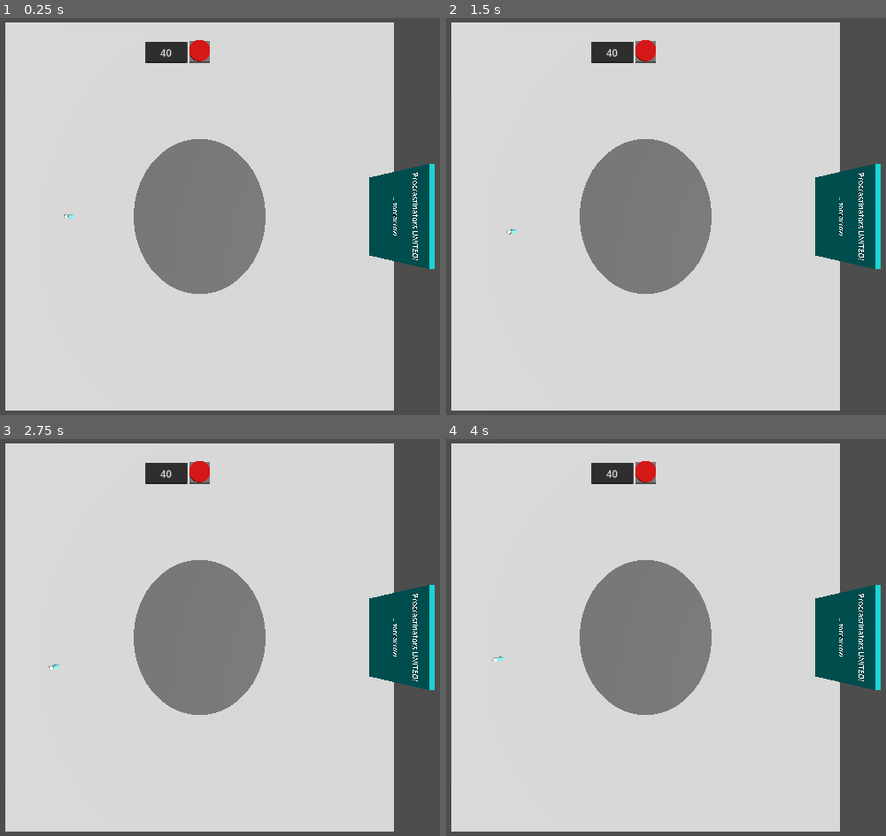
Above: before the commit, frames 1-4 (two rows, left to right).
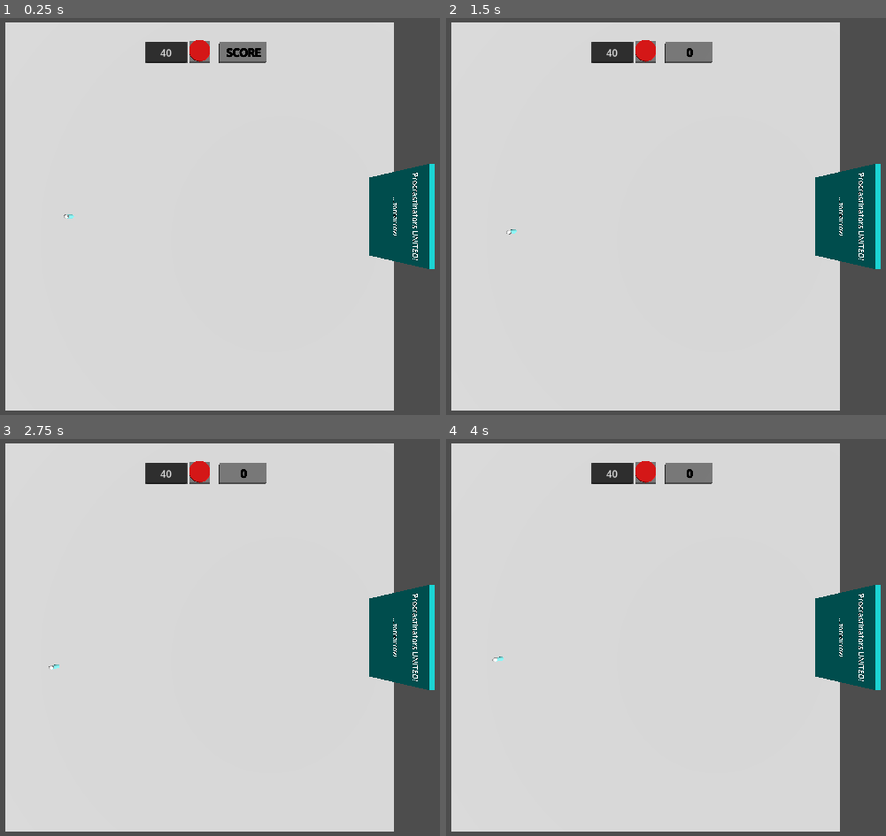
Above: after the commit, the same moments.

Repository: ZX10Tomcat/morkopolis
Game: Godot game, scene res://board.tscn
Same seed, same stepped clock (60 frames per second), same inputs: the game is played once before the commit and once after it.
Inputs (mouse positions are in pixels of both pictures, inside the frame that each line leads up to):
- Up to frame 1 (0.25 s): no input
- Up to frame 2 (1.5 s): tap Enter (ui_accept) at 0.5, 0.77, 1.25 s; move the mouse to (802, 196) at 0.52 s; hold D (right) 0.53-1.28 s; click (802, 196) at 0.67 s; move the mouse to (503, 236) at 1.27 s; hold S (down) from 1.28 s (still down); click (503, 236) at 1.42 s
- Up to frame 3 (2.75 s): tap Enter (ui_accept) at 1.52, 2 s; move the mouse to (268, 550) at 2.02 s; release S (down) at 2.03 s; hold D (right) from 2.03 s (still down); click (268, 550) at 2.17 s
- Up to frame 4 (4 s): tap Enter (ui_accept) at 2.75, 3.02, 3.5, 3.77 s; move the mouse to (608, 716) at 2.77 s; release D (right) at 2.78 s; hold Up (ui_up) 2.78-3.53 s; click (608, 716) at 2.92 s; move the mouse to (859, 697) at 3.52 s; hold A (left) from 3.53 s (still down); click (859, 697) at 3.67 s

The runs differ from the first frame. In frame 1, 9.8% of the frame differs, in the area x 30-61%, y 6-70%; in frame 2, 9.8%; in frame 3, 9.8%; in frame 4, 9.8%.
Error after the commit: Attempt to call function 'roll_dice' in base 'null instance' on a null instance. (res://Scripts/board.gd:47)

Commit message:
Dicess added

Diff:
--- a/Scripts/board.gd
+++ b/Scripts/board.gd
@@ -3,12 +3,18 @@
 @onready var floor_button: StaticBody3D = $FloorButton
 @onready var card_1: Sprite3D = $Card1
 
+@onready var dice: RigidBody3D = $Dice
+@onready var dice_2: RigidBody3D = $Dice2
+
 @onready var subviewport_container = $SubViewportContainer
 @onready var subviewport = $SubViewportContainer/SubViewport
 @onready var text_input: LineEdit = $SubViewportContainer/SubViewport/LineEdit
+@onready var score_label: Label3D = $Score/ScoreLabel
 
 var cards = []
 var card_count = 40
+
+var result = 0
 
 
 # Called when the node enters the scene tree for the first time.
@@ -34,11 +40,19 @@
 		#var local_position = subviewport_container.get_global_transform.xform_inv(global_position)
 		#subviewport.input(local_position)
 
+func _input(event: InputEvent) -> void:
+	if Input.is_mouse_button_pressed(MOUSE_BUTTON_LEFT):
+		result = 0
+		score_label.text = str(result)
+		dice.roll_dice()
+		dice_2.roll_dice()
+
 
 
 # Called every frame. 'delta' is the elapsed time since the previous frame.
 func _process(delta: float) -> void:
 	pass
+
 
 
 func remove_all_cards():
@@ -82,3 +96,10 @@
 	print(new_text)
 	if new_text.is_valid_int():
 		card_count = new_text.to_int()
+
+func _on_dice_roll_finished(number: Variant) -> void:
+	result = result + number
+	score_label.text = str(result)
+func _on_dice_2_roll_finished(number: Variant) -> void:
+	result = result + number
+	score_label.text = str(result)
--- a/board.tscn
+++ b/board.tscn
@@ -1,9 +1,10 @@
-[gd_scene load_steps=24 format=3 uid="uid://dwc5sqdkp27tp"]
+[gd_scene load_steps=25 format=3 uid="uid://dwc5sqdkp27tp"]
 
 [ext_resource type="Script" path="res://Scripts/board.gd" id="1_hy1d6"]
 [ext_resource type="Script" path="res://Scripts/player_1.gd" id="1_kd2re"]
 [ext_resource type="Texture2D" uid="uid://dv2ex62ksd6b8" path="res://Assets/card.png" id="2_8t8ab"]
 [ext_resource type="PackedScene" uid="uid://3ula3lo5o505" path="res://Scenes/FloorButton.tscn" id="3_tqopi"]
+[ext_resource type="PackedScene" uid="uid://byy6u76wmhyoc" path="res://Scenes/dice.tscn" id="5_dg7x6"]
 
 [sub_resource type="MeshLibrary" id="MeshLibrary_77yxs"]
 
@@ -43,13 +44,13 @@
 
 [sub_resource type="StandardMaterial3D" id="StandardMaterial3D_kg41i"]
 
+[sub_resource type="StandardMaterial3D" id="StandardMaterial3D_gxs5e"]
+albedo_color = Color(0.625503, 0.898373, 0.993971, 1)
+
 [sub_resource type="QuadMesh" id="QuadMesh_pg4t6"]
 size = Vector2(1, 1.75)
 
 [sub_resource type="Skin" id="Skin_apjxj"]
-
-[sub_resource type="ViewportTexture" id="ViewportTexture_mthly"]
-viewport_path = NodePath("SubViewportContainer/SubViewport")
 
 [node name="Board" type="Node3D"]
 transform = Transform3D(1.19249e-08, 0, 1, 0, 1, 0, -1, 0, 1.19249e-08, -1, 0, 0)
@@ -128,10 +129,12 @@
 font_size = 300
 
 [node name="CSGCylinder3D" type="CSGCylinder3D" parent="."]
-transform = Transform3D(5.6, 0, 0, 0, 1, 0, 0, 0, 6.6, 0, 0, 0)
+snap = 1e-06
 use_collision = true
-radius = 3.0
+radius = 20.0
+height = 0.001
 sides = 40
+material = SubResource("StandardMaterial3D_gxs5e")
 
 [node name="Camera3D" type="Camera3D" parent="."]
 transform = Transform3D(1, 0, 0, 0, -4.37114e-08, 1, 0, -1, -4.37114e-08, 0, 52, 3.93403e-07)
@@ -150,11 +153,6 @@
 
 [node name="FloorButton" parent="." instance=ExtResource("3_tqopi")]
 transform = Transform3D(1, 0, 0, 0, 1, 0, 0, 0, 1, 0, 1, -42)
-
-[node name="Sprite3D" type="Sprite3D" parent="."]
-transform = Transform3D(7.425, 0, 5.29396e-23, 0, -5.81606e-07, 1.1, 8.52652e-15, -13.3056, -4.80825e-08, -6.03, 0.8, -41.6611)
-visible = false
-texture = SubResource("ViewportTexture_mthly")
 
 [node name="SubViewportContainer" type="SubViewportContainer" parent="."]
 offset_left = 487.0
@@ -179,8 +177,26 @@
 text = "40"
 alignment = 1
 
+[node name="Dice" parent="." instance=ExtResource("5_dg7x6")]
+transform = Transform3D(1, 0, 0, 0, 1, 0, 0, 0, 1, -5, 17, 0)
+freeze = true
+
+[node name="Dice2" parent="." instance=ExtResource("5_dg7x6")]
+transform = Transform3D(1, 0, 0, 0, 1, 0, 0, 0, 1, 8, 17, 0)
+freeze = true
+
+[node name="Score" type="CSGBox3D" parent="."]
+transform = Transform3D(1, 0, 0, 0, 1, 0, 0, 0, 1, 11, 0, -42)
+size = Vector3(12, 2, 5)
+
+[node name="ScoreLabel" type="Label3D" parent="Score"]
+transform = Transform3D(10, 0, 0, 0, -4.37114e-07, 10, 0, -10, -4.37114e-07, 0, 2, 1)
+modulate = Color(0, 0, 0, 1)
+text = "SCORE"
+font_size = 54
+
 [connection signal="input_event" from="FloorButton" to="FloorButton" method="_on_input_event"]
-[connection signal="text_changed" from="SubViewportContainer/SubViewport/LineEdit" to="." method="_on_line_edit_text_changed"]
-[connection signal="text_submitted" from="SubViewportContainer/SubViewport/LineEdit" to="." method="_on_line_edit_text_submitted"]
+[connection signal="roll_finished" from="Dice" to="." method="_on_dice_roll_finished"]
+[connection signal="roll_finished" from="Dice2" to="." method="_on_dice_2_roll_finished"]
 
 [editable path="FloorButton"]
